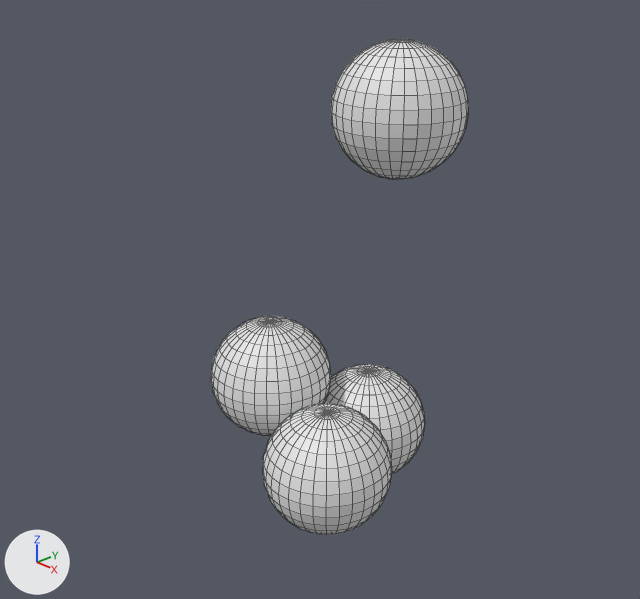
Renders of the Blender file BlenderVisualizations/dustAnimator.blend from each side of a commit.
Rendered twice from a 50 mm camera at (9.03, -9.07, 6.4) aimed at (-1.4, 0.9, 0.18). The lights are fixed; the arrows at lower left show +X, +Y and +Z. Mesh edges are drawn as thin lines.

The first picture shows 'Mball.0', 'Mball.1', 'Mball.2', 'Mball.3'.
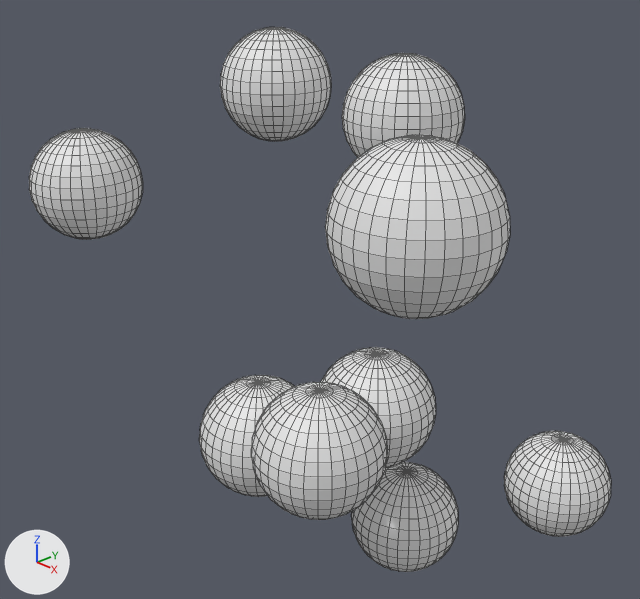
Commit message: Restarting dust accumulation sims works now.

Boxes (x1, y1, x2, y2) around the edits, measured in the pictures (640 x 599 px):
'Mball.6', added
    after: (325, 135, 510, 319)
'Mball.1', moved
    before: (211, 316, 331, 436)
    after: (251, 382, 387, 520)
'Mball.0', moved
    before: (263, 403, 392, 535)
    after: (321, 347, 436, 468)
'Mball.3', moved
    before: (331, 39, 468, 179)
    after: (342, 53, 465, 158)
'Mball.2', moved
    before: (325, 364, 425, 474)
    after: (199, 375, 295, 497)
'Mball.7', added
    after: (220, 27, 331, 141)
'Mball.8', added
    after: (29, 128, 143, 239)
'Mball.9', added
    after: (504, 431, 611, 537)
'Mball.5', added
    after: (351, 462, 458, 572)

Edits to the bpy script that builds the scene:
```text
Change ob_mball_0:
    ob_mball_0.location: (0.71, -0.97, -1.45) -> (0.39, 0.46, -1.08)
Change ob_mball_1:
    ob_mball_1.location: (-1.04, -0.57, -0.65) -> (0.98, -1.39, -0.8)
Change ob_mball_2:
    ob_mball_2.location: (-0.1, 0.8, -1.7) -> (-0.82, -1.04, -1.51)
Change ob_mball_3:
    ob_mball_3.location: (0.43, 0.74, 3.8) -> (-0.55, 1.97, 3.39)
Add ob_mball_9:
    ob_mball_9 = bpy.data.objects.new('Mball.9', me_sphere_008)
    ob_mball_9.location = (1.81, 4.16, -3.65)
Add ob_mball_8:
    ob_mball_8 = bpy.data.objects.new('Mball.8', me_sphere_008)
    ob_mball_8.location = (-5.2, -1.32, 1.94)
Add ob_mball_7:
    ob_mball_7 = bpy.data.objects.new('Mball.7', me_sphere_008)
    ob_mball_7.location = (-3.25, 1.56, 3.61)
Add ob_mball_6:
    ob_mball_6 = bpy.data.objects.new('Mball.6', me_sphere_008)
    ob_mball_6.location = (3.09, -1.92, 3.28)
Add ob_mball_5:
    ob_mball_5 = bpy.data.objects.new('Mball.5', me_sphere_008)
    ob_mball_5.location = (0.23, 1.54, -3.92)
```
